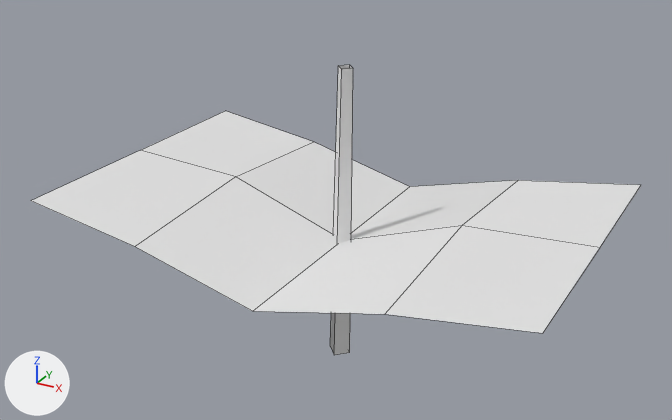
Renders of the OBJ model src/main/resources/assets/stonedew/models/block/plants/plant_0_0_0_lod.obj from each side of a commit.
Camera for both pictures: a 50 mm camera at (0.712, -0.889, 0.279) aimed at (0.499, -0.503, 0.085). The axes (+X, +Y, +Z) are drawn at lower left. The lights are the same throughout. The first picture is the older version. Mesh edges are drawn as thin lines. Materials are left out; every surface is plain grey. Where no turn or scale is listed for an object, it has been applied to the vertices. Vertices at exactly the same position are counted once.

Names of what the first picture shows: 'model'.
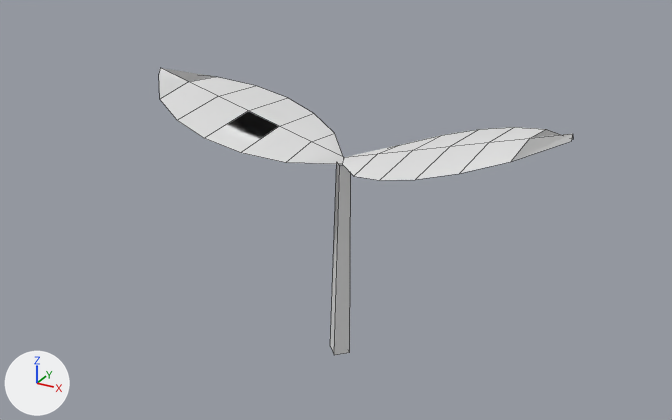
The change, as JSON lines over the scene's bpy script:
```json
{"block": "me_model", "where": "# used by ob_model"}
{"block": "me_model", "where": "# verts and faces of me_model; kept vertices keep their numbers, new ones are numbered from 23"}
{"block": "me_model", "where": "# before: 0 (0.506, -0.5, 0.0) at pixel (349, 352), 1 (0.5, -0.494, 0.0), 2 (0.506, -0.502, 0.163) at pixel (349, 64), 3 (0.51, -0.506, 0.162) at pixel (353, 68), 4 (0.494, -0.5, 0.0) at pixel (330, 346)"}
{"block": "me_model", "where": "# before: 5 (0.502, -0.506, 0.163) at pixel (338, 65), 6 (0.5, -0.506, 0.0) at pixel (334, 355), 7 (0.506, -0.51, 0.162) at pixel (341, 69)"}
{"op": "remove", "block": "me_model", "code": "me_model.from_pydata(...)  # 23 vertices, 12 faces; spans x 0.371..0.634, y -0.587..-0.418, z 0.0..0.163"}
{"op": "add", "block": "me_model", "code": "me_model.from_pydata(...)  # 47 vertices, 28 faces; spans x 0.392..0.617, y -0.543..-0.466, z 0.0..0.147"}
{"block": "me_model", "change": "me_model part 1: a new loose piece of 39 vertices spanning x 0.392..0.617, y -0.543..-0.466, z 0.113..0.147"}
{"block": "me_model", "change": "me_model part 2: the loose piece of 15 vertices spanning x 0.371..0.634, y -0.587..-0.418, z 0.069..0.096 is deleted"}
{"block": "me_model", "change": "me_model part 3"}
{"op": "add", "block": "me_model", "code": "delete_vertices([2, 3, 5, 7])  # with the faces that use them"}
{"op": "add", "block": "me_model", "code": "verts[23] = (0.504, -0.5, 0.113)"}
{"op": "add", "block": "me_model", "code": "verts[24] = (0.508, -0.504, 0.112)"}
{"op": "add", "block": "me_model", "code": "verts[25] = (0.5, -0.504, 0.113)"}
{"op": "add", "block": "me_model", "code": "verts[26] = (0.504, -0.508, 0.112)  # pixel (339, 166)"}
{"op": "add", "block": "me_model", "code": "faces += [(0, 1, 23, 24), (1, 4, 25, 23), (4, 6, 26, 25), (0, 24, 26, 6)]"}
```

Location of each change, [x1, y1, x2, y2] in pixels of the pictures (672 x 420 px; the box of a moved part takes in the faces that stretch with it):
```json
{"object": "model", "change": "reshaped", "before": [31, 65, 641, 355], "after": [159, 68, 573, 355], "on screen": "32% narrower"}
{"part": 1, "of": "me_model", "change": "added", "after": [159, 68, 573, 180]}
{"part": 2, "of": "me_model", "change": "deleted", "before": [31, 111, 641, 333]}
{"part": 3, "of": "me_model", "change": "moved or reshaped", "before": [330, 65, 353, 355], "after": [330, 164, 351, 355]}
```
